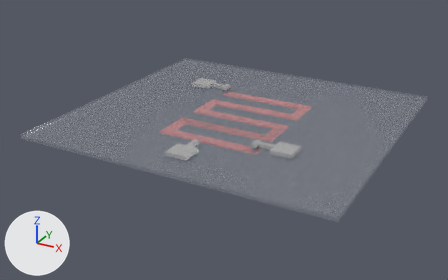
Before and after pictures for a commit that changed the glTF model tests/Resistor-Basics/build/Serpentine_Resistor_Space/board.glb.
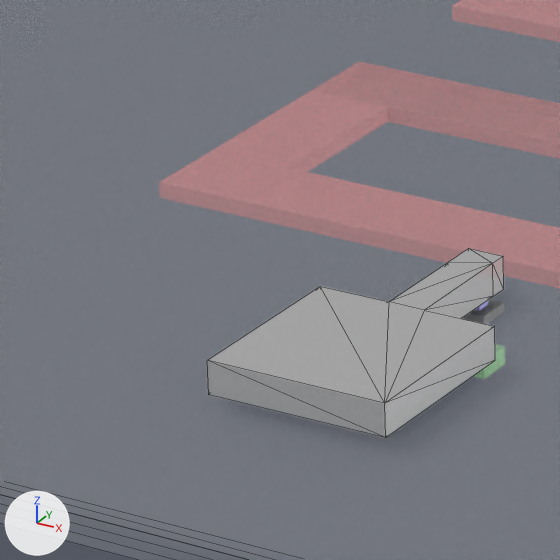
Each version appears first whole from a 50 mm camera at (0.00004099, -0.00006439, 0.00002289) aimed at (0.00001413, -0.00001554, -0.00000154), and next in a close-up on the part from 32% to 46% of the width and 39% to 62% of the height. Every picture has the same lights, and +X, +Y and +Z are marked at lower left. The older version's two pictures come first. The close-ups show mesh edges as thin lines. Vertices at exactly the same position are counted once.

The first close-up shows 'Copper_Net3_Contour0', 'Dielectric_ild1', 'Substrate_Base_0', 'Substrate_Base_1'.
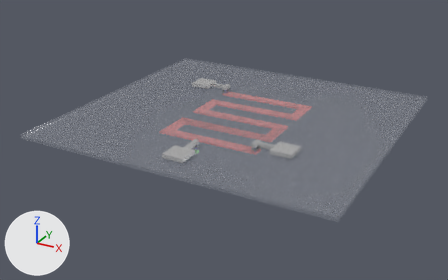
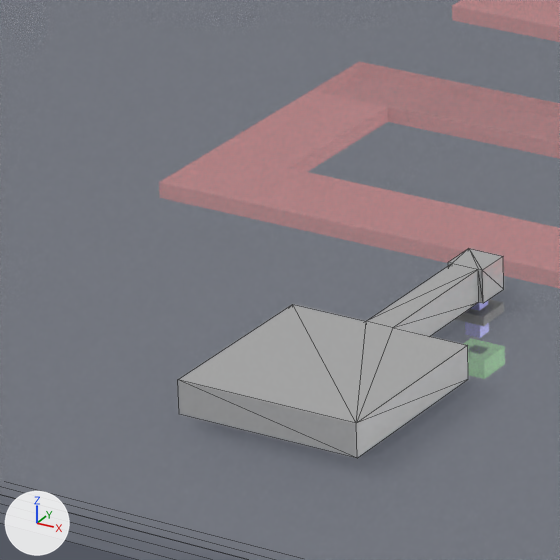
Scene script edits in JSON lines:
```json
{"block": "me_copper_net3_contour0", "where": "# used by ob_copper_net3_contour0; location = (0.0, 0.0, 0.0)"}
{"op": "remove", "block": "me_copper_net3_contour0", "code": "me_copper_net3_contour0.from_pydata(...)  # 20 vertices, 36 faces; spans x 0.000014..0.000016, y -0.000025..-0.000022, z 0.000001"}
{"op": "add", "block": "me_copper_net3_contour0", "code": "me_copper_net3_contour0.from_pydata(...)  # 24 vertices, 44 faces; spans x 0.000014..0.000016, y -0.000026..-0.000022, z 0.000001"}
{"block": "me_copper_net3_contour0", "change": "me_copper_net3_contour0 part 1"}
{"block": "me_copper_net3_contour0", "change": "3 vertices are removed from x 0.000015, y -0.000023, z 0.000001"}
{"block": "me_copper_net3_contour0", "change": "20 faces are deleted"}
{"block": "me_copper_net3_contour0", "change": "7 vertices are added at x 0.000015, y -0.000024..-0.000022, z 0.000001"}
{"block": "me_copper_net3_contour0", "change": "28 new faces join them"}
```

What differs and where, as boxes (x1, y1, x2, y2) in the close-ups (560 x 560 px; the box of a moved part takes in the faces that stretch with it):
```json
{"object": "Copper_Net3_Contour0", "change": "reshaped", "before": [207, 248, 504, 438], "after": [178, 248, 504, 458], "on screen": "10% wider, 10% taller"}
{"part": 1, "of": "me_copper_net3_contour0", "change": "moved or reshaped", "before": [321, 249, 494, 403], "after": [293, 249, 483, 423]}
```
